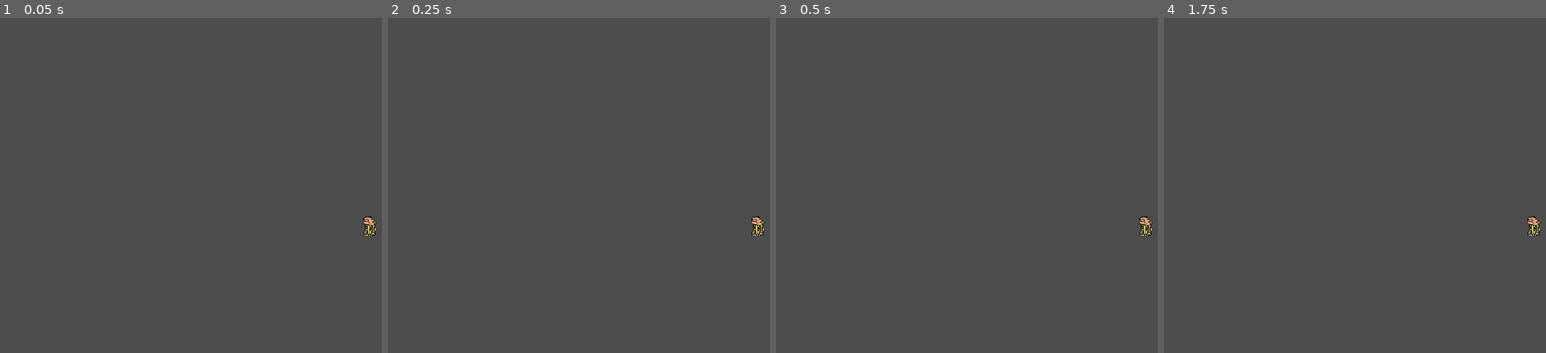
Above: before the commit, frames 1-4 (left to right).
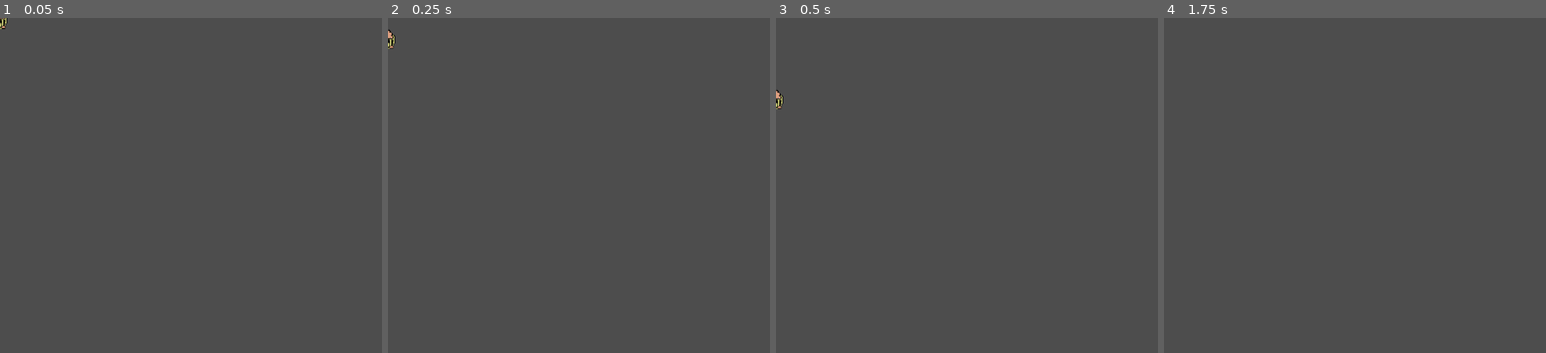
Above: after the commit, the same moments.

Repository: OneSirJar/Godotplatformer
Game: Godot game, scene res://World/philip.tscn
Same seed, same stepped clock (60 frames per second), same inputs: the game is played once before the commit and once after it. This scene is started directly instead of the project's main scene.
Inputs:
- Up to frame 1 (0.05 s): no input
- Up to frame 2 (0.25 s): no input
- Up to frame 3 (0.5 s): no input
- Up to frame 4 (1.75 s): tap Enter (ui_accept) at 0.5, 0.77, 1.25, 1.52 s; hold Right (ui_right) from 0.53 s (still down)

The runs differ from the first frame. In frame 1, 0.2% of the frame differs, in the area x 0-99%, y 0-65%; in frame 2, 0.2%; in frame 3, 0.2%, in the area x 0-99%, y 21-65%; in frame 4, 0.2%.

Commit message:
camera broke, attempting to fix

Diff:
--- a/Blood/World/philip.tscn
+++ b/Blood/World/philip.tscn
@@ -78,8 +78,3 @@
 
 [node name="Fat boy" type="CollisionShape2D" parent="."]
 shape = SubResource("CapsuleShape2D_5tkpt")
-
-[node name="RemoteTransform2D" type="RemoteTransform2D" parent="Fat boy"]
-remote_path = NodePath("../../Camera2D")
-
-[node name="Camera2D" type="Camera2D" parent="."]
